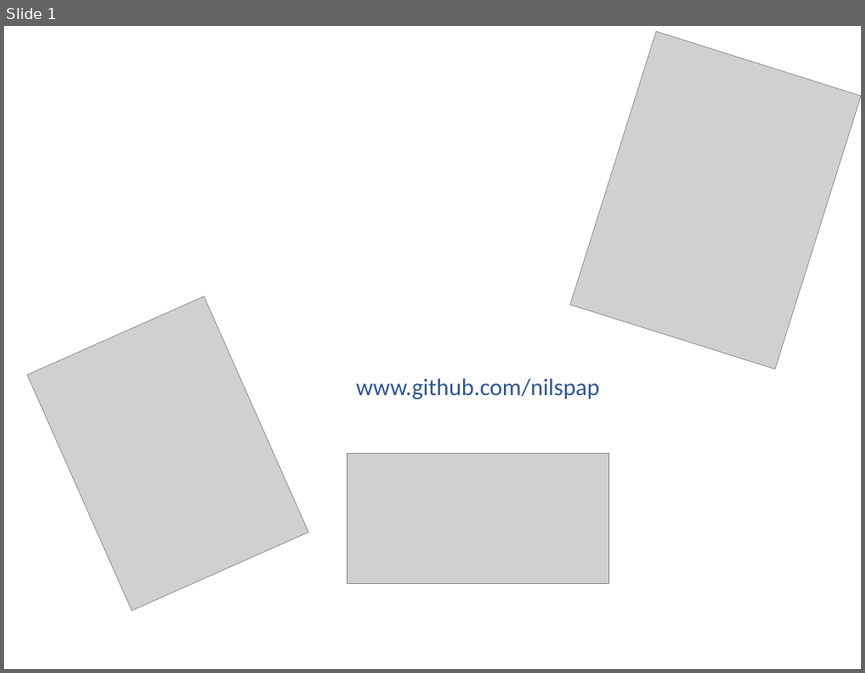
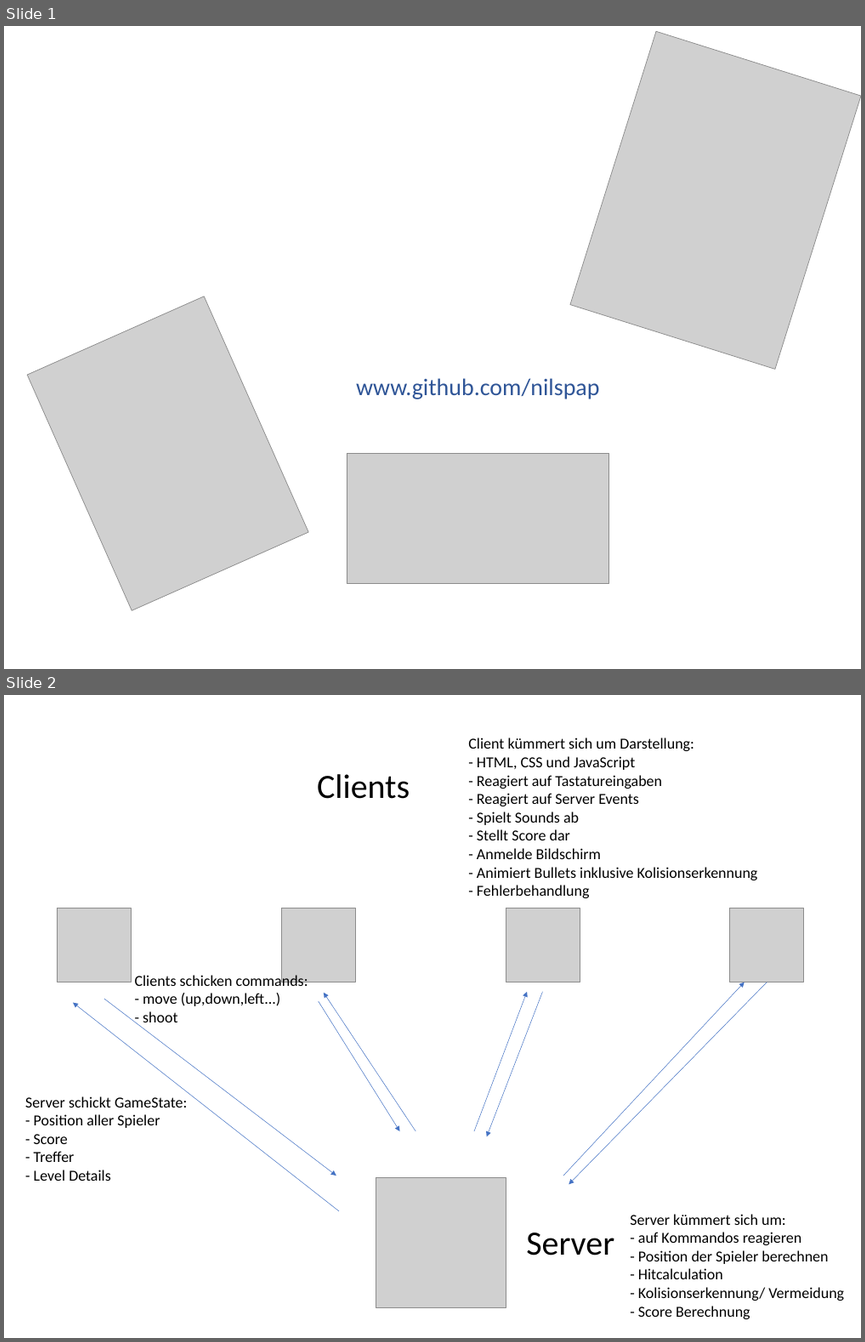
Before and after one commit to nilspap/tagebuch, a slide deck: Plakat/PlakatVorlage.pptx. Shown one above the other, each under a label of ours: slide 1 before the commit, slides 1 and 2 after it. The pictures are 865x673 and 865x1342 pixels, drawn with LibreOffice and Linux fonts; fonts in the diff are those of the drawing; grey boxes stand for pictures. Boxes give left, top, right and bottom in pixels: in the first picture for what was removed or moved away, otherwise in the second. Text is boxed around its words. In the diff, an @@ line names an element or a change of style, - is before the commit and + after.

```diff
--- a/Plakat/PlakatVorlage.pptx
+++ b/Plakat/PlakatVorlage.pptx
@@ slide 2 added at box(4, 695, 861, 1338), background #FFFFFF @@
@@ text added at box(468, 737, 758, 898), 18 pt, text #000000 @@
+Client kümmert sich um Darstellung:
+- HTML, CSS und JavaScript
+- Reagiert auf Tastatureingaben
+- Reagiert auf Server Events
+- Spielt Sounds ab
+- Stellt Score dar
+- Anmelde Bildschirm
+- Animiert Bullets inklusive Kolisionserkennung
+- Fehlerbehandlung
@@ text added at box(317, 774, 409, 799), 40 pt, text #000000 @@
+Clients
@@ picture added at box(58, 908, 132, 982) @@
@@ picture added at box(281, 908, 355, 982) @@
@@ picture added at box(506, 908, 579, 982) @@
@@ picture added at box(730, 908, 804, 982) @@
@@ text added at box(135, 973, 308, 1022), 18 pt, text #000000 @@
+Clients schicken commands:
+- move (up,down,left...)
+- shoot
@@ arrow added from (104, 998) to (336, 1175), #4472C4 0.5 pt @@
@@ arrow added from (416, 1131) to (324, 993), #4472C4 0.5 pt @@
@@ arrow added from (474, 1131) to (527, 991), #4472C4 0.5 pt @@
@@ arrow added from (543, 991) to (486, 1136), #4472C4 0.5 pt @@
@@ arrow added from (563, 1175) to (744, 982), #4472C4 0.5 pt @@
@@ arrow added from (766, 982) to (569, 1184), #4472C4 0.5 pt @@
@@ arrow added from (339, 1211) to (73, 1002), #4472C4 0.5 pt @@
@@ arrow added from (318, 1001) to (400, 1131), #4472C4 0.5 pt @@
@@ text added at box(25, 1096, 187, 1180), 18 pt, text #000000 @@
+Server schickt GameState:
+- Position aller Spieler
+- Score
+- Treffer
+- Level Details
@@ picture added at box(375, 1178, 506, 1308) @@
@@ text added at box(630, 1213, 844, 1319), 18 pt, text #000000 @@
+Server kümmert sich um:
+- auf Kommandos reagieren
+- Position der Spieler berechnen
+- Hitcalculation
+- Kolisionserkennung/ Vermeidung
+- Score Berechnung
@@ text added at box(526, 1232, 614, 1255), 40 pt, text #000000 @@
+Server
```
Also in this commit, not shown: 8 other files.
